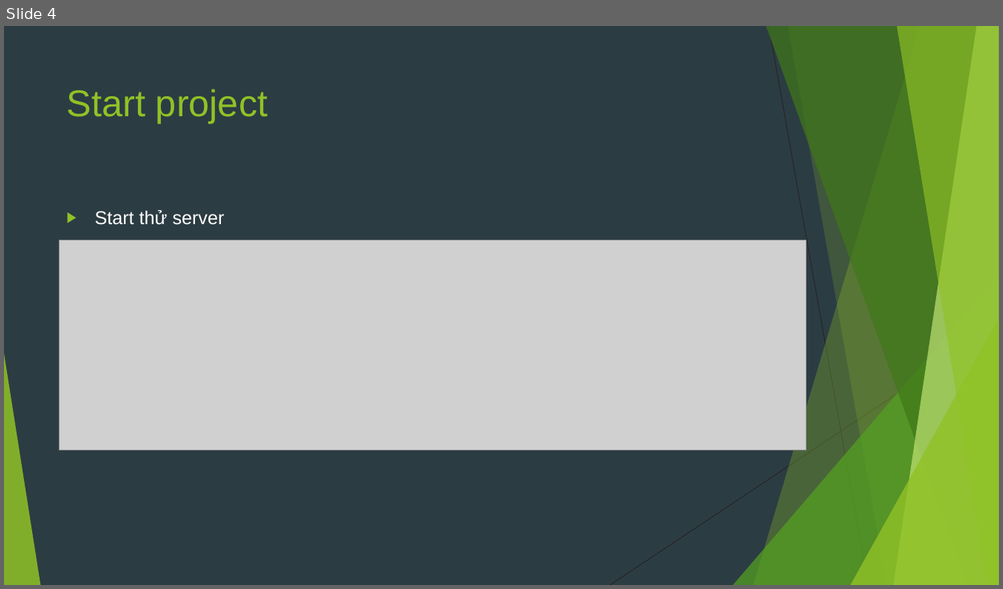
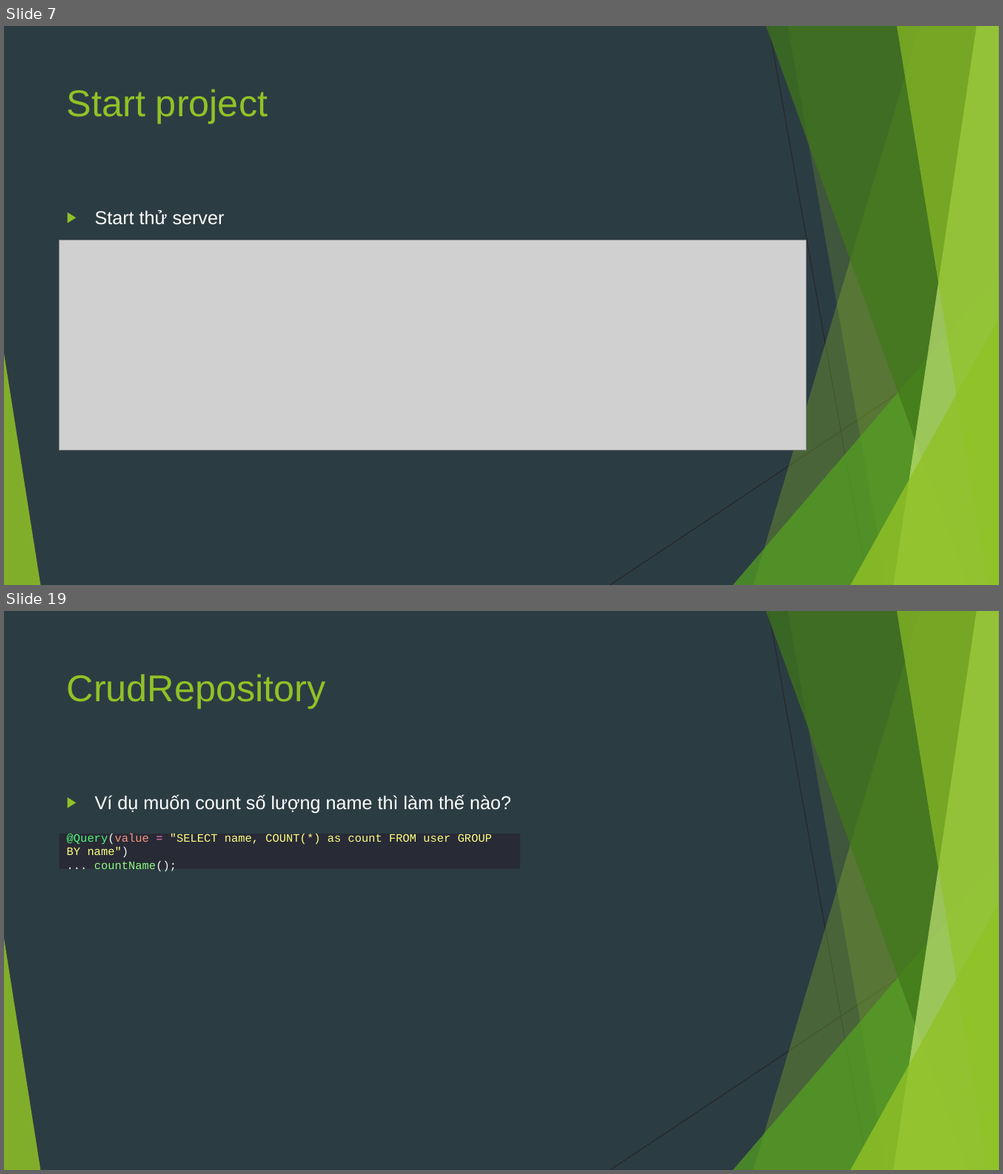
Before and after one commit to sobbingwind/SpringBoot, a slide deck: 06.Spring Data JDBC.pptx. Shown one above the other, each under a label of ours: slide 4 before the commit, slides 7 and 19 after it; the slides between them are not shown. The pictures are 1003x589 and 1003x1174 pixels, drawn with LibreOffice and Linux fonts; fonts in the diff are those of the drawing; grey boxes stand for pictures. Boxes give left, top, right and bottom in pixels: in the first picture for what was removed or moved away, otherwise in the second. Text is boxed around its words. In the diff, an @@ line names an element or a change of style, - is before the commit and + after.

```diff
--- a/06.Spring Data JDBC.pptx
+++ b/06.Spring Data JDBC.pptx
@@ slide 19 added at <box>4,611,999,1170</box>, background #2C3C43; not listed: 10 template elements that a slide beside it also shows @@
@@ title added at <box>67,674,326,709</box>, 36 pt, text #90C226 @@
+CrudRepository
@@ text added at <box>95,795,511,814</box>, 18 pt, text #FFFFFF @@
+▶ Ví dụ muốn count số lượng name thì làm thế nào?
@@ rectangle added at <box>60,834,521,869</box>, fill #282A36, 11 pt, text #FEFF80 @@
+@Query(value = "SELECT name, COUNT(*) as count FROM user GROUP BY name")
+... countName();
@@ what was slide 4 is now slide 7 @@
```
Also in this commit, not shown: 18 other slides added.
